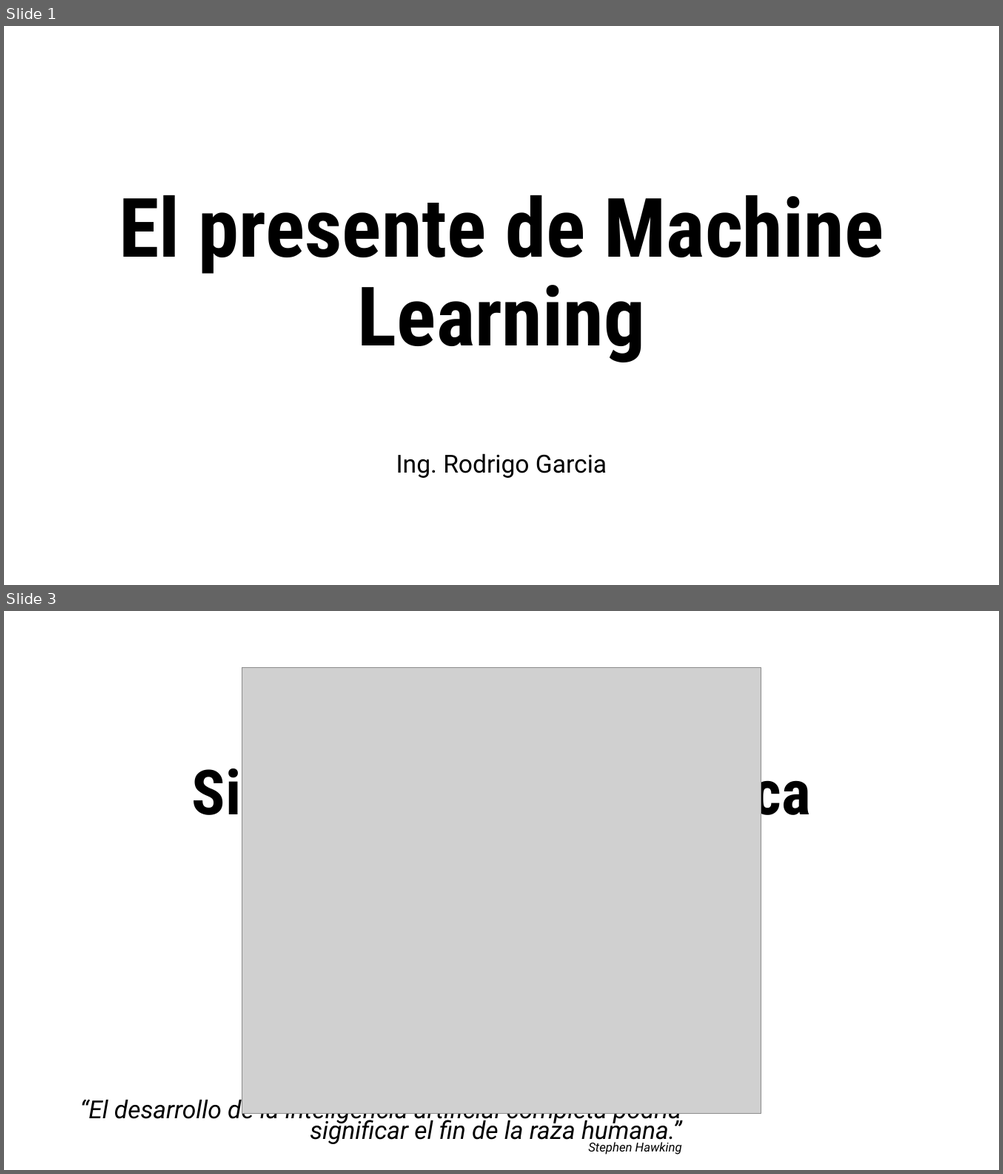
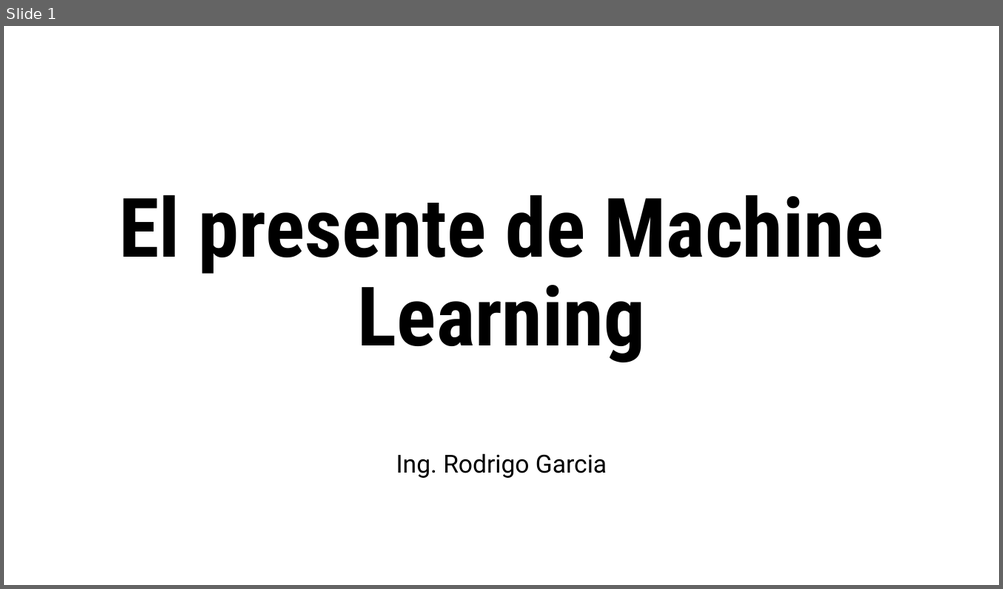
Before and after one commit to raxielh/Conferencias, a slide deck: El presente de Machine Learning.pptx. Shown one above the other, each under a label of ours: slides 1 and 3 before the commit, slide 1 after it; the slides between them are not shown. The pictures are 1003x1174 and 1003x589 pixels, drawn with LibreOffice and Linux fonts; fonts in the diff are those of the drawing; grey boxes stand for pictures. Boxes give left, top, right and bottom in pixels: in the first picture for what was removed or moved away, otherwise in the second. Text is boxed around its words. In the diff, an @@ line names an element or a change of style, - is before the commit and + after.

```diff
--- a/El presente de Machine Learning.pptx
+++ b/El presente de Machine Learning.pptx
@@ slide 3 removed at bbox=[4, 611, 999, 1170], background #FFFFFF @@
@@ picture removed at bbox=[242, 668, 760, 1114] @@
@@ title removed at bbox=[192, 758, 811, 830] @@
-Singularidad tecnológica
@@ text removed at bbox=[80, 1096, 682, 1155] @@
-“El desarrollo de la inteligencia artificial completa podría significar el fin de la raza humana.”
-Stephen Hawking
```
Also in this commit, not shown: 1 slide changed, 11 slides added, 1 other file.
